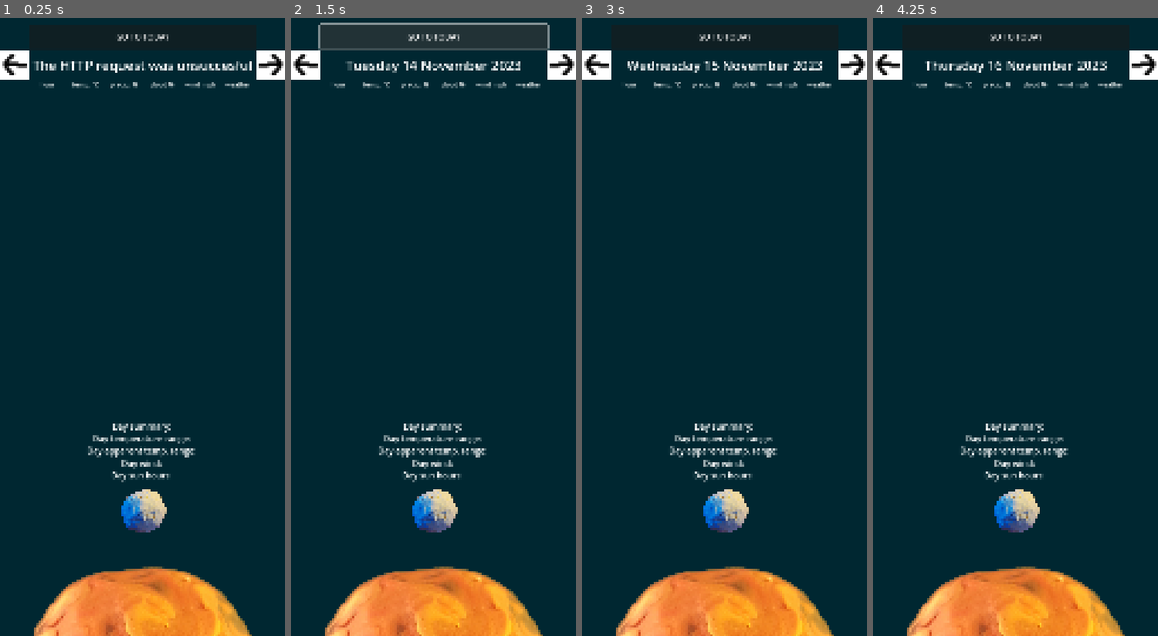
Above: before the commit, frames 1-4 (left to right).
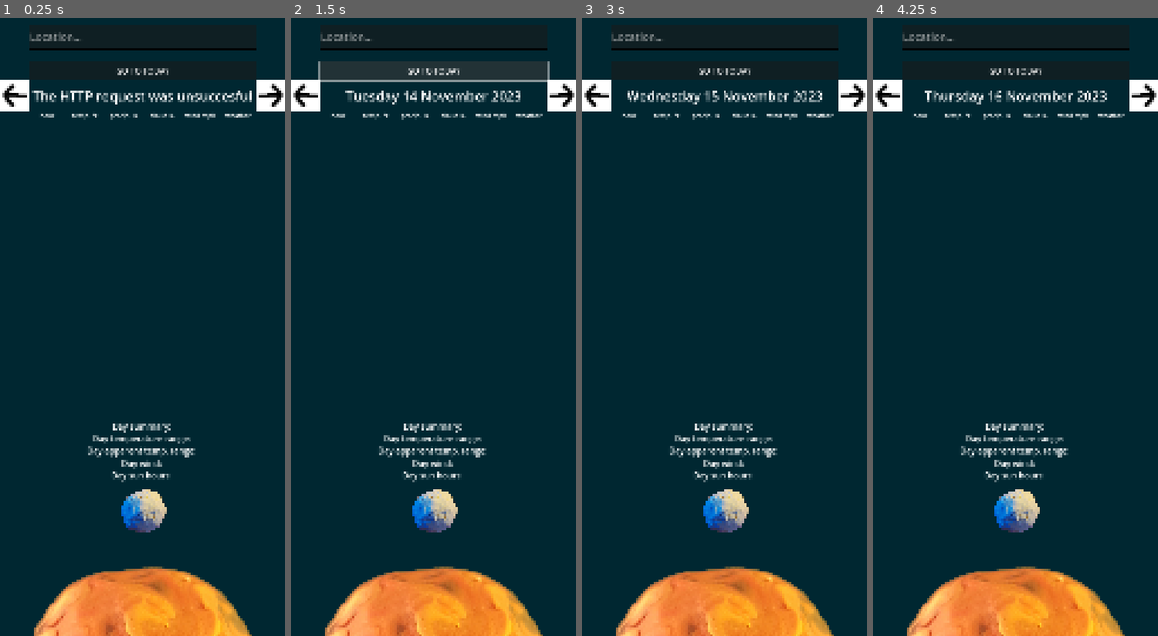
Above: after the commit, the same moments.

Repository: Claire1605/LittleDrip
Game: Godot game, scene res://Scenes/Main.tscn
Two runs of this game, one before a commit and one after it. Both use one fixed random seed, a clock stepped at 60 frames per second and the inputs below.
Inputs (mouse positions are in pixels of both pictures, inside the frame that each line leads up to; where the layout moved, square brackets give the same spot in the first picture):
- Up to frame 1 (0.25 s): no input
- Up to frame 2 (1.5 s): click (305, 98) [305, 67] at 0.5 s; click "GO TO TODAY" at 1.25 s
- Up to frame 3 (3 s): click "GO TO TODAY" at 2 s; click (852, 98) [852, 67] at 2.75 s
- Up to frame 4 (4.25 s): click (1143, 98) [1143, 67] at 3.5 s

The runs differ from the first frame. In frame 1, 4.7% of the frame differs, in the area x 0-100%, y 2-17%; in frame 2, 6.8%, in the area x 0-100%, y 0-17%; in frame 3, 4.6%; in frame 4, 4.5%.
Error in both runs: Invalid access to property or key 'hourly' on a base object of type 'Nil'. (res://Scripts/WeatherRequest.gd:54)

Commit message:
location http request

Diff:
--- a/whateverweather/Scenes/Main.tscn
+++ b/whateverweather/Scenes/Main.tscn
@@ -1,5 +1,6 @@
-[gd_scene load_steps=8 format=3 uid="uid://46bxwnfm5bec"]
-
+[gd_scene load_steps=9 format=3 uid="uid://46bxwnfm5bec"]
+
+[ext_resource type="Script" uid="uid://d28c3fhqkyiy1" path="res://Scripts/LocationRequest.gd" id="2_50glp"]
 [ext_resource type="Script" uid="uid://be66rpgutl5mn" path="res://Scripts/WeatherRequest.gd" id="2_idj7w"]
 [ext_resource type="Theme" uid="uid://b06rmsyrr1jt6" path="res://Themes/weatherTheme.tres" id="3_kln2b"]
 [ext_resource type="Texture2D" uid="uid://rp8fas643bik" path="res://Art/moon_000.png" id="4_pbw6q"]
@@ -28,23 +29,59 @@
 daySunText = NodePath("../DailySun")
 moonPhaseText = NodePath("../MoonPhaseText")
 
+[node name="HTTPRequest2" type="HTTPRequest" parent="."]
+script = ExtResource("2_50glp")
+
+[node name="LineEdit" type="LineEdit" parent="."]
+layout_mode = 1
+anchors_preset = -1
+anchor_left = 0.1
+anchor_top = 0.01
+anchor_right = 0.9
+anchor_bottom = 0.05
+theme_override_font_sizes/font_size = 40
+placeholder_text = "Location..."
+
 [node name="TodayButton" type="Button" parent="."]
 layout_mode = 1
 anchors_preset = -1
 anchor_left = 0.1
-anchor_top = 0.01
-anchor_right = 0.9
-anchor_bottom = 0.05
+anchor_top = 0.07
+anchor_right = 0.9
+anchor_bottom = 0.1
 theme_override_font_sizes/font_size = 30
 text = "GO TO TODAY"
 
+[node name="NextDayButton" type="TextureButton" parent="."]
+layout_mode = 1
+anchors_preset = -1
+anchor_left = 0.9
+anchor_top = 0.1
+anchor_right = 1.0
+anchor_bottom = 0.15
+offset_bottom = 0.439987
+texture_normal = ExtResource("6_jw32o")
+ignore_texture_size = true
+stretch_mode = 0
+
+[node name="PreviousDayButton" type="TextureButton" parent="."]
+layout_mode = 1
+anchors_preset = -1
+anchor_top = 0.1
+anchor_right = 0.1
+anchor_bottom = 0.15
+offset_bottom = 0.439987
+texture_normal = ExtResource("7_50glp")
+ignore_texture_size = true
+stretch_mode = 0
+
 [node name="DateText" type="Label" parent="."]
 layout_mode = 1
 anchors_preset = -1
 anchor_left = 0.1
-anchor_top = 0.05
-anchor_right = 0.9
-anchor_bottom = 0.1
+anchor_top = 0.1
+anchor_right = 0.9
+anchor_bottom = 0.15
 grow_horizontal = 2
 theme_override_font_sizes/font_size = 50
 text = "WHATEVER WEATHER"
@@ -63,7 +100,7 @@
 layout_mode = 1
 anchors_preset = -1
 anchor_left = 0.1
-anchor_top = 0.1
+anchor_top = 0.15
 anchor_right = 0.9
 anchor_bottom = 0.65
 grow_horizontal = 2
@@ -229,29 +266,6 @@
 expand_mode = 1
 stretch_mode = 5
 
-[node name="NextDayButton" type="TextureButton" parent="."]
-layout_mode = 1
-anchors_preset = -1
-anchor_left = 0.9
-anchor_top = 0.05
-anchor_right = 1.0
-anchor_bottom = 0.1
-offset_bottom = 0.439987
-texture_normal = ExtResource("6_jw32o")
-ignore_texture_size = true
-stretch_mode = 0
-
-[node name="PreviousDayButton" type="TextureButton" parent="."]
-layout_mode = 1
-anchors_preset = -1
-anchor_top = 0.05
-anchor_right = 0.1
-anchor_bottom = 0.1
-offset_bottom = 0.439987
-texture_normal = ExtResource("7_50glp")
-ignore_texture_size = true
-stretch_mode = 0
-
 [connection signal="pressed" from="TodayButton" to="HTTPRequest" method="_on_today_button_pressed"]
 [connection signal="pressed" from="NextDayButton" to="HTTPRequest" method="on_next_day_button_pressed"]
 [connection signal="pressed" from="PreviousDayButton" to="HTTPRequest" method="_on_previous_day_button_pressed"]
--- /dev/null
+++ b/whateverweather/Scripts/LocationRequest.gd
@@ -0,0 +1,24 @@
+extends HTTPRequest
+var locationJSON
+
+func _ready():
+	request_completed.connect(geocoding)
+
+	# Perform a GET request. The URL below returns JSON as of writing.
+	var error = request("https://geocoding-api.open-meteo.com/v1/search?name=Dundee&count=10&language=en&format=json")
+	if error != OK:
+		#get_node_or_null(dateText).text = "An error occurred in the HTTP request."
+		push_error("An error occurred in the HTTP request.")
+
+func geocoding(result, response_code, headers, body):
+	if result != HTTPRequest.RESULT_SUCCESS:
+		#get_node_or_null(dateText).text = "The HTTP request was unsuccesful"
+		push_error("The HTTP request was unsuccesful")
+
+	locationJSON = JSON.parse_string(body.get_string_from_utf8())
+	if (locationJSON != null):
+		for l in locationJSON["results"]:
+			print(l["name"] + " (" + l["admin1"] + ")")
+
+	#str(locationJSON["results"][x]["latitude"])
+	#str(locationJSON["results"][x]["longitude"])
--- a/whateverweather/Scripts/WeatherRequest.gd
+++ b/whateverweather/Scripts/WeatherRequest.gd
@@ -83,7 +83,6 @@
 	get_node_or_null(daySunText).text = "Day sun hours: " + str(sunrise.hour) + ":" + str(sunrise.minute) + " - " + str(sunset.hour) + ":" + str(sunset.minute)
 
 func getWMOCode(wmo):
-	print(wmo)
 	# https://www.nodc.noaa.gov/archive/arc0021/0002199/1.1/data/0-data/HTML/WMO-CODE/WMO4677.HTM
 	match wmo:
 		0.0: return "Clear sky"
Not shown, added: whateverweather/Scripts/LocationRequest.gd.uid
